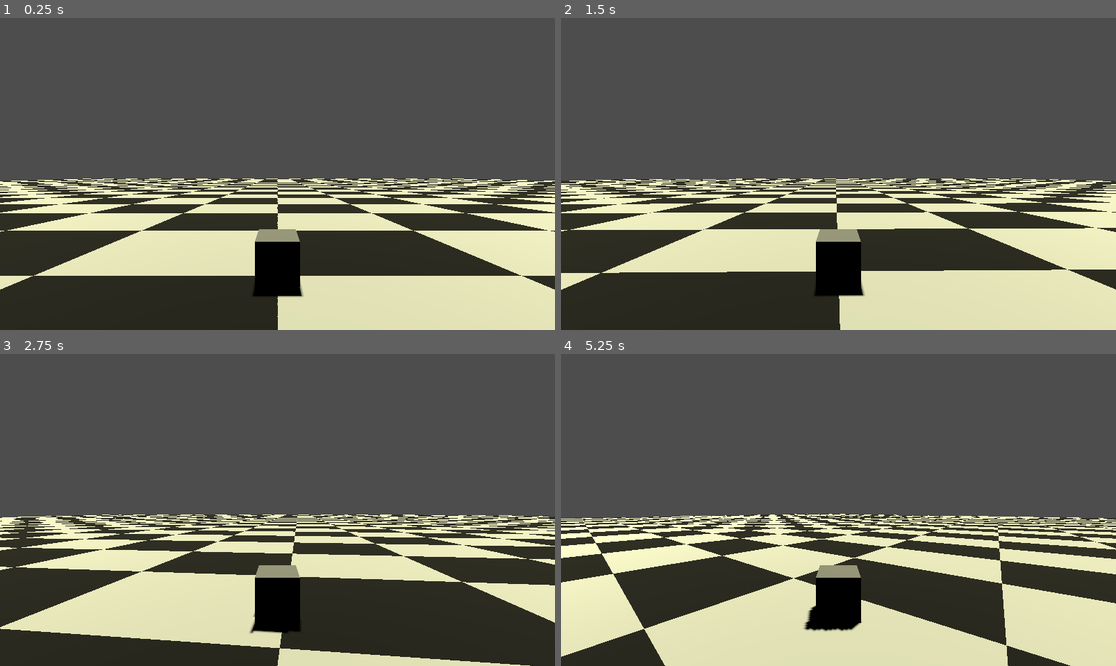
Above: before the commit, frames 1-4 (two rows, left to right).
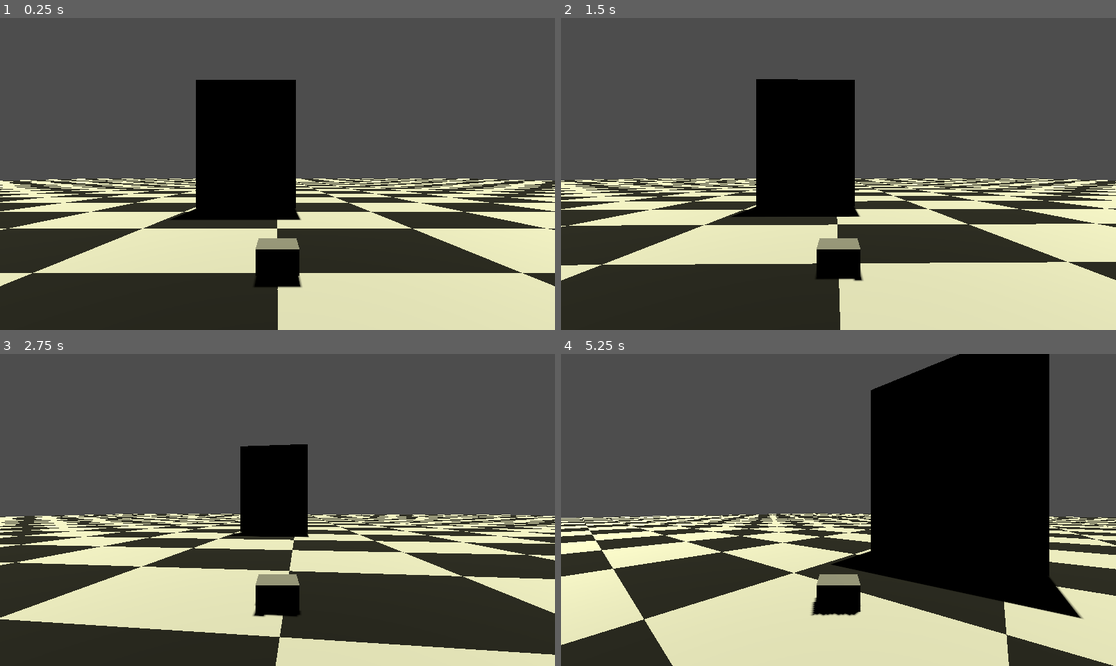
Above: after the commit, the same moments.

Repository: enzomaruffa/DoYouEvenKart
Game: Godot game, scene res://test.tscn
Two runs of this game, one before a commit and one after it. Both use one fixed random seed, a clock stepped at 60 frames per second and the inputs below.
Inputs:
- Up to frame 1 (0.25 s): no input
- Up to frame 2 (1.5 s): hold Right (ui_right) 0.53-1.28 s; tap Enter at 1.25 s; hold Down (ui_down) from 1.28 s (still down)
- Up to frame 3 (2.75 s): release Down (ui_down) at 2.03 s; hold Right (ui_right) from 2.03 s (still down)
- Up to frame 4 (5.25 s): release Right (ui_right) at 2.78 s; hold Up (ui_up) 2.78-3.53 s; hold Left (ui_left) 3.53-5.03 s; hold Down (ui_down) from 5.03 s (still down)

The runs differ from the first frame. In frame 1, 14% of the frame differs, in the area x 0-100%, y 19-96%; in frame 2, 18%; in frame 3, 16%; in frame 4, 33%, in the area x 0-100%, y 0-100%.

Commit message:
feat: Adds a simple raceline that can control checkpoints

Diff:
--- a/player.tscn
+++ b/player.tscn
@@ -3,8 +3,10 @@
 [ext_resource type="Script" path="res://car_controller.gd" id="1_lkwsi"]
 
 [sub_resource type="BoxShape3D" id="BoxShape3D_eewva"]
+size = Vector3(1, 0.6, 0.8)
 
 [sub_resource type="BoxMesh" id="BoxMesh_s04ed"]
+size = Vector3(1, 0.6, 0.8)
 
 [node name="Player" type="CharacterBody3D"]
 script = ExtResource("1_lkwsi")
--- /dev/null
+++ b/race_line.gd
@@ -0,0 +1,28 @@
+extends Node3D
+
+signal pass_completed(player)
+
+@onready var entry_area = $Entry
+@onready var exit_area = $Exit
+
+var players_in_checkpoint = []
+
+
+func _on_entry_body_entered(body):
+	# TODO: Detect if it's a player indeed
+	if not body in players_in_checkpoint:
+		players_in_checkpoint.append(body)
+		print("Player entered checkpoint: ", body.name)
+
+
+func _on_exit_body_entered(body):
+	# TODO: Detect if it's a player indeed
+	if body in players_in_checkpoint:
+		players_in_checkpoint.erase(body)
+		emit_signal("pass_completed", body)
+		print("Pass completed by: ", body.name)
+
+
+func _ready():
+	entry_area.body_entered.connect(_on_entry_body_entered)
+	exit_area.body_entered.connect(_on_exit_body_entered)
--- /dev/null
+++ b/race_line.tscn
@@ -0,0 +1,38 @@
+[gd_scene load_steps=4 format=3 uid="uid://cd2gp6us0p7dn"]
+
+[ext_resource type="Script" path="res://race_line.gd" id="1_36kn8"]
+
+[sub_resource type="BoxShape3D" id="BoxShape3D_yhujl"]
+size = Vector3(7, 10, 1)
+
+[sub_resource type="BoxMesh" id="BoxMesh_jx1l3"]
+size = Vector3(7, 10, 1)
+
+[node name="RaceLine" type="Node3D"]
+script = ExtResource("1_36kn8")
+
+[node name="Entry" type="Area3D" parent="."]
+transform = Transform3D(1, 0, 0, 0, 1, 0, 0, 0, 1, 2.08165e-12, 8, 0.5)
+
+[node name="CollisionShape3D" type="CollisionShape3D" parent="Entry"]
+transform = Transform3D(1, 0, 0, 0, 1, 0, 0, 0, 1, -2.08165e-12, -4, -2.08165e-12)
+shape = SubResource("BoxShape3D_yhujl")
+
+[node name="MeshInstance3D" type="MeshInstance3D" parent="Entry"]
+transform = Transform3D(1, 0, 0, 0, 1, 0, 0, 0, 1, -2.08165e-12, -4, -2.08165e-12)
+transparency = 0.2
+mesh = SubResource("BoxMesh_jx1l3")
+skeleton = NodePath("../../..")
+
+[node name="Exit" type="Area3D" parent="."]
+transform = Transform3D(1, 0, 0, 0, 1, 0, 0, 0, 1, 2.08165e-12, 8, -0.5)
+
+[node name="CollisionShape3D" type="CollisionShape3D" parent="Exit"]
+transform = Transform3D(1, 0, 0, 0, 1, 0, 0, 0, 1, -2.08165e-12, -4, -2.08165e-12)
+shape = SubResource("BoxShape3D_yhujl")
+
+[node name="MeshInstance3D" type="MeshInstance3D" parent="Exit"]
+transform = Transform3D(1, 0, 0, 0, 1, 0, 0, 0, 1, -2.08165e-12, -4, -2.08165e-12)
+transparency = 0.2
+mesh = SubResource("BoxMesh_jx1l3")
+skeleton = NodePath("../..")
--- a/test.tscn
+++ b/test.tscn
@@ -1,7 +1,8 @@
-[gd_scene load_steps=3 format=3 uid="uid://dn8m7b5wlrx1v"]
+[gd_scene load_steps=4 format=3 uid="uid://dn8m7b5wlrx1v"]
 
 [ext_resource type="PackedScene" uid="uid://cro6vhh5hrso1" path="res://ground.tscn" id="1_q1sih"]
 [ext_resource type="PackedScene" uid="uid://cn6psq2p04r5x" path="res://player.tscn" id="2_ydwqt"]
+[ext_resource type="PackedScene" uid="uid://cd2gp6us0p7dn" path="res://race_line.tscn" id="3_q6weq"]
 
 [node name="Test" type="Node3D"]
 
@@ -14,3 +15,6 @@
 transform = Transform3D(1, -6.72856e-16, -1.28963e-16, -1.28963e-16, -0.369747, 0.929133, -6.72856e-16, -0.929133, -0.369747, 100, 100, 2.08165e-12)
 light_color = Color(1, 1, 0.807843, 1)
 shadow_enabled = true
+
+[node name="RaceLine" parent="." instance=ExtResource("3_q6weq")]
+transform = Transform3D(1, 0, 0, 0, 1, 0, 0, 0, 1, -2.20383, 0, -10.2218)
